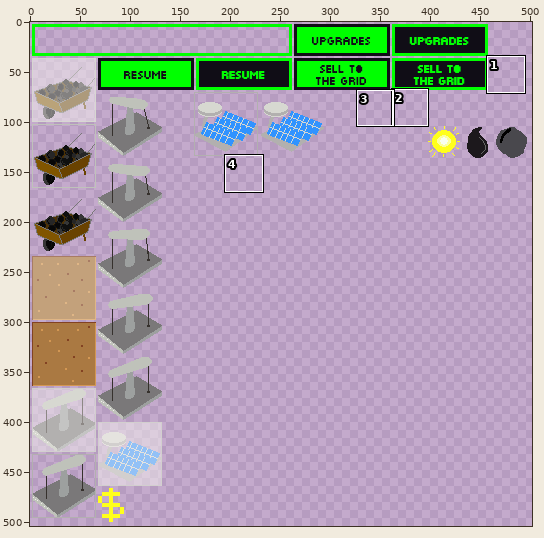
Sprite sheet: resources/assets.png. Above: a wide view before the commit, with the close-up outlined.
Close-up. Old version:
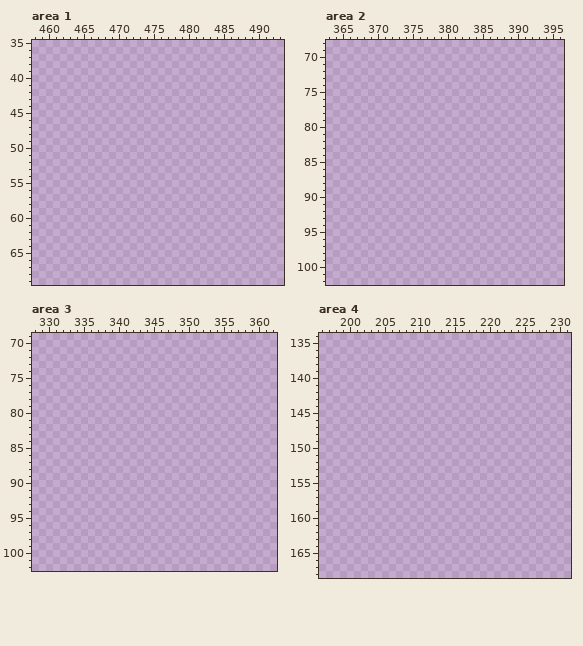
The file is 512x256 pixels. Colours within 5 levels of each other are drawn and written as one. Shown: area 1: x 458..493, y 35..69; area 2: x 363..396, y 68..102; area 3: x 328..362, y 69..102; area 4: x 196..231, y 134..168. The old version is drawn lined up with the new one. The wide view leaves out empty margins. The commit also changed other parts of the picture, which this record leaves out.
After:
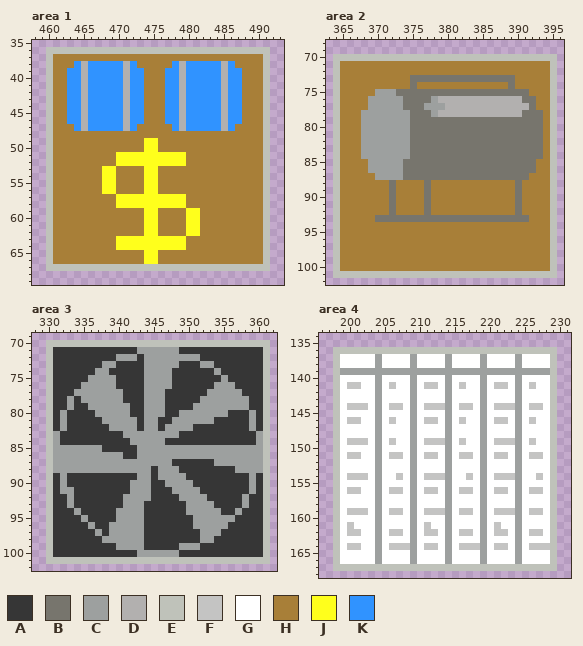
Palette (. is transparent): A #363636  B #77756d  C #9da09f  D #b2b0af  E #bfc2ba  F #c4c4c3  G #ffffff  H #a87f38  J #ffff1c  K #3093ff
Edits made:
canvas 512x256 -> 512x512; drawings rearranged on the sheet (the old picture shows each at its new place)
Changed rows in their new state; - is an unchanged pixel.
Area 1:
first column x 460:
36 EEEEEEEEEEEEEEEEEEEEEEEEEEEEEEEE
37 EHHHHHHHHHHHHHHHHHHHHHHHHHHHHHHE
38 EHHHKDKKKKKDKHHHHHKDKKKKKDKHHHHE
39 EHHKKDKKKKKDKKHHHKKDKKKKKDKKHHHE
40 EHHKKDKKKKKDKKHHHKKDKKKKKDKKHHHE
41 EHHKKDKKKKKDKKHHHKKDKKKKKDKKHHHE
42 EHHKKDKKKKKDKKHHHKKDKKKKKDKKHHHE
43 EHHKKDKKKKKDKKHHHKKDKKKKKDKKHHHE
44 EHHKKDKKKKKDKKHHHKKDKKKKKDKKHHHE
45 EHHKKDKKKKKDKKHHHKKDKKKKKDKKHHHE
46 EHHKKDKKKKKDKKHHHKKDKKKKKDKKHHHE
47 EHHHKDKKKKKDKHHHHHKDKKKKKDKHHHHE
48 EHHHHHHHHHHHHHHHHHHHHHHHHHHHHHHE
49 EHHHHHHHHHHHHHJJHHHHHHHHHHHHHHHE
50 EHHHHHHHHHHHHHJJHHHHHHHHHHHHHHHE
51 EHHHHHHHHHJJJJJJJJJJHHHHHHHHHHHE
52 EHHHHHHHHHJJJJJJJJJJHHHHHHHHHHHE
53 EHHHHHHHJJHHHHJJHHHHHHHHHHHHHHHE
54 EHHHHHHHJJHHHHJJHHHHHHHHHHHHHHHE
55 EHHHHHHHJJHHHHJJHHHHHHHHHHHHHHHE
56 EHHHHHHHJJHHHHJJHHHHHHHHHHHHHHHE
57 EHHHHHHHHHJJJJJJJJJJHHHHHHHHHHHE
58 EHHHHHHHHHJJJJJJJJJJHHHHHHHHHHHE
59 EHHHHHHHHHHHHHJJHHHHJJHHHHHHHHHE
60 EHHHHHHHHHHHHHJJHHHHJJHHHHHHHHHE
61 EHHHHHHHHHHHHHJJHHHHJJHHHHHHHHHE
62 EHHHHHHHHHHHHHJJHHHHJJHHHHHHHHHE
63 EHHHHHHHHHJJJJJJJJJJHHHHHHHHHHHE
64 EHHHHHHHHHJJJJJJJJJJHHHHHHHHHHHE
65 EHHHHHHHHHHHHHJJHHHHHHHHHHHHHHHE
66 EHHHHHHHHHHHHHJJHHHHHHHHHHHHHHHE
67 EEEEEEEEEEEEEEEEEEEEEEEEEEEEEEEE
Area 2:
first column x 364:
 70 EEEEEEEEEEEEEEEEEEEEEEEEEEEEEEEE
 71 EHHHHHHHHHHHHHHHHHHHHHHHHHHHHHHE
 72 EHHHHHHHHHHHHHHHHHHHHHHHHHHHHHHE
 73 EHHHHHHHHHHBBBBBBBBBBBBBBBHHHHHE
 74 EHHHHHHHHHHBHHHHHHHHHHHHHBHHHHHE
 75 EHHHHHCCCBBBBBBBBBBBBBBBBBBBHHHE
 76 EHHHHCCCCCBBBBCDDDDDDDDDDDDBBHHE
 77 EHHHHCCCCCBBBCCCDDDDDDDDDDDDBHHE
 78 EHHHCCCCCCCBBBCDDDDDDDDDDDDBBBHE
 79 EHHHCCCCCCCBBBBBBBBBBBBBBBBBBBHE
 80 EHHHCCCCCCCBBBBBBBBBBBBBBBBBBBHE
 81 EHHHCCCCCCCBBBBBBBBBBBBBBBBBBBHE
 82 EHHHCCCCCCCBBBBBBBBBBBBBBBBBBBHE
 83 EHHHCCCCCCCBBBBBBBBBBBBBBBBBBBHE
 84 EHHHCCCCCCCBBBBBBBBBBBBBBBBBBBHE
 85 EHHHHCCCCCBBBBBBBBBBBBBBBBBBBHHE
 86 EHHHHCCCCCBBBBBBBBBBBBBBBBBBBHHE
 87 EHHHHHCCCCBBBBBBBBBBBBBBBBBBHHHE
 88 EHHHHHHHBHHHHBHHHHHHHHHHHHBHHHHE
 89 EHHHHHHHBHHHHBHHHHHHHHHHHHBHHHHE
 90 EHHHHHHHBHHHHBHHHHHHHHHHHHBHHHHE
 91 EHHHHHHHBHHHHBHHHHHHHHHHHHBHHHHE
 92 EHHHHHHHBHHHHBHHHHHHHHHHHHBHHHHE
 93 EHHHHHBBBBBBBBBBBBBBBBBBBBBBHHHE
 94 EHHHHHHHHHHHHHHHHHHHHHHHHHHHHHHE
 95 EHHHHHHHHHHHHHHHHHHHHHHHHHHHHHHE
 96 EHHHHHHHHHHHHHHHHHHHHHHHHHHHHHHE
 97 EHHHHHHHHHHHHHHHHHHHHHHHHHHHHHHE
 98 EHHHHHHHHHHHHHHHHHHHHHHHHHHHHHHE
 99 EHHHHHHHHHHHHHHHHHHHHHHHHHHHHHHE
100 EHHHHHHHHHHHHHHHHHHHHHHHHHHHHHHE
101 EEEEEEEEEEEEEEEEEEEEEEEEEEEEEEEE
Area 3:
first column x 330:
 70 EEEEEEEEEEEEEEEEEEEEEEEEEEEEEEEE
 71 EAAAAAAAAAAAACCCCCCAAAAAAAAAAAAE
 72 EAAAAAAAAACCCACCCCCCCCAAAAAAAAAE
 73 EAAAAAAACCAAAACCCCCAAACCAAAAAAAE
 74 EAAAAAACCAAAAACCCCAAAAAACAAAAAAE
 75 EAAAAACCCCAAAACCCCAAAAAAACAAAAAE
 76 EAAAACCCCCAAAACCCCAAAAAACCCAAAAE
 77 EAAACCCCCCCAAACCCAAAAAACCCCCAAAE
 78 EAACACCCCCCAAACCCAAAAACCCCCCCAAE
 79 EAACAACCCCCCAACCCAAAACCCCCCCCAAE
 80 EACAAAACCCCCAACCCAACCCCCCCAAACAE
 81 EACAAAAACCCCCACCAACCCCCCAAAAACAE
 82 EACAAAAAACCCCACCACCCCAAAAAAAACAE
 83 ECAAAAAAAAACCCCCCCCAAAAAAAAAAACE
 84 ECAAAAAAAAAACCCCCAAAAAAAAAAAAACE
 85 ECCCCCCCAAAAACCCCCCCCCCCCCCCCCCE
 86 ECCCCCCCCCCAACCCCCCCCCCCCCCCCCCE
 87 ECCCCCCCCCCCCCCCCCAAAAAACCCCCCCE
 88 ECCCCCCCCCCCCCCACCCAAAAAAAACCCCE
 89 EACAAAAAAAAAACCACCCCAAAAAAAAACAE
 90 EACAAAAAAAAACCCAACCCCAAAAAAAACAE
 91 EACCAAAAAAAACCCAAACCCCAAAAAAACAE
 92 EAACAAAAAAACCCCAAAACCCCAAAAACAAE
 93 EAACAAAAAAACCCAAAAAACCCCAAAACAAE
 94 EAAACAAAAACCCCAAAAAACCCCCAACAAAE
 95 EAAAACAAAACCCCAAAAAAACCCCCCAAAAE
 96 EAAAAACAACCCCCAAAAAAACCCCCAAAAAE
 97 EAAAAAACACCCCCAAAAAAAACCCAAAAAAE
 98 EAAAAAAACCCCCCAAAAAAAACCAAAAAAAE
 99 EAAAAAAAAACCCCAAAAACCCAAAAAAAAAE
100 EAAAAAAAAAAAACCCCCCAAAAAAAAAAAAE
101 EEEEEEEEEEEEEEEEEEEEEEEEEEEEEEEE
Area 4:
first column x 198:
136 EEEEEEEEEEEEEEEEEEEEEEEEEEEEEEEE
137 EGGGGGCGGGGCGGGGCGGGGCGGGGCGGGGE
138 EGGGGGCGGGGCGGGGCGGGGCGGGGCGGGGE
139 ECCCCCCCCCCCCCCCCCCCCCCCCCCCCCCE
140 EGGGGGCGGGGCGGGGCGGGGCGGGGCGGGGE
141 EGFFGGCGFGGCGFFGCGFGGCGFFGCGFGGE
142 EGGGGGCGGGGCGGGGCGGGGCGGGGCGGGGE
143 EGGGGGCGGGGCGGGGCGGGGCGGGGCGGGGE
144 EGFFFGCGFFGCGFFFCGFFGCGFFFCGFFGE
145 EGGGGGCGGGGCGGGGCGGGGCGGGGCGGGGE
146 EGFFGGCGFGGCGFFGCGFGGCGFFGCGFGGE
147 EGGGGGCGGGGCGGGGCGGGGCGGGGCGGGGE
148 EGGGGGCGGGGCGGGGCGGGGCGGGGCGGGGE
149 EGFFFGCGFGGCGFFFCGFGGCGFFFCGFGGE
150 EGGGGGCGGGGCGGGGCGGGGCGGGGCGGGGE
151 EGFFGGCGFFGCGFFGCGFFGCGFFGCGFFGE
152 EGGGGGCGGGGCGGGGCGGGGCGGGGCGGGGE
153 EGGGGGCGGGGCGGGGCGGGGCGGGGCGGGGE
154 EGFFFGCGGFGCGFFFCGGFGCGFFFCGGFGE
155 EGGGGGCGGGGCGGGGCGGGGCGGGGCGGGGE
156 EGFFGGCGFFGCGFFGCGFFGCGFFGCGFFGE
157 EGGGGGCGGGGCGGGGCGGGGCGGGGCGGGGE
158 EGGGGGCGGGGCGGGGCGGGGCGGGGCGGGGE
159 EGFFFGCGFFGCGFFFCGFFGCGFFFCGFFGE
160 EGGGGGCGGGGCGGGGCGGGGCGGGGCGGGGE
161 EGFGGGCGGGGCGFGGCGGGGCGFGGCGGGGE
162 EGFFGGCGFFGCGFFGCGFFGCGFFGCGFFGE
163 EGGGGGCGGGGCGGGGCGGGGCGGGGCGGGGE
164 EGFFGGCGFFFCGFFGCGFFFCGFFGCGFFFE
165 EGGGGGCGGGGCGGGGCGGGGCGGGGCGGGGE
166 EGGGGGCGGGGCGGGGCGGGGCGGGGCGGGGE
167 EEEEEEEEEEEEEEEEEEEEEEEEEEEEEEEE
Changed places in both close-ups, as pixel boxes (x1, y1, x2, y2):
added: (46, 47, 270, 271)
added: (333, 54, 557, 278)
added: (46, 340, 270, 564)
added: (333, 347, 557, 571)
